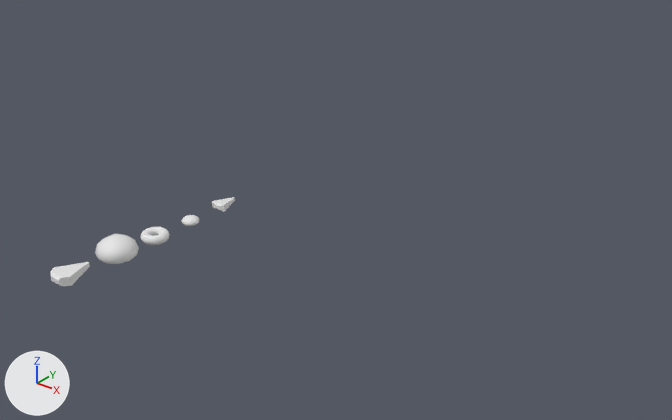
What one commit did to the Blender file pieces.blend.
One viewpoint serves both versions: a camera (50 mm lens) standing at (8.03, -6.3, 5.29) and looking at (0.35, 3.31, -0.66). Every picture has the same lights, and +X, +Y and +Z are marked at lower left.

Names of what the first picture shows: 'dagger', 'engagement', 'self', 'sword'.
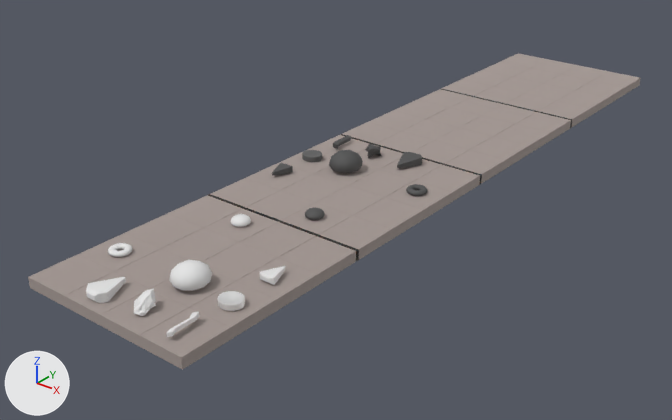
Where the newer file only moved an object's origin or applied its transform, the numbers keep the older frame.

Pixel boxes (x1, y1, x2, y2) of what changed, in the pictures (672 x 420 px):
'board', added
    after: (28, 53, 641, 370)
'self', mesh rescaled
    before: (95, 234, 139, 264)
    after: (169, 260, 212, 291)
'sword', moved
    before: (51, 262, 90, 287)
    after: (86, 277, 126, 303)
'self.001', added
    after: (329, 150, 363, 173)
'dagger', moved
    before: (212, 197, 235, 212)
    after: (260, 266, 285, 285)
'guard', added
    after: (217, 291, 245, 311)
'cloak', added
    after: (134, 289, 156, 316)
'engagement', mesh rescaled (17% wider, 17% taller)
    before: (182, 215, 199, 226)
    after: (231, 214, 251, 227)
'sword.001', added
    after: (397, 152, 422, 168)
'balance', added
    after: (167, 312, 199, 337)
'guard.001', added
    after: (302, 150, 322, 162)
'engagement.001', added
    after: (305, 207, 325, 220)
'jutsu.001', added
    after: (406, 184, 427, 196)
'dagger.001', added
    after: (272, 163, 293, 176)
'cloak.001', added
    after: (365, 144, 381, 158)
'balance.001', added
    after: (333, 135, 351, 149)

Edits to the bpy script that builds the scene:
```text
Change me_cube_001:
    where me_cube_001.from_pydata(...)  # 16 vertices, 14 faces; spans x -0.163..0.155, y -0.178..0.29, z -0.001..0.114
    me_cube_001 part 3: the whole mesh is moved by (0.004, 0.007, -0.056)
Change me_icosphere:
    where me_icosphere.from_pydata(...)  # 51 vertices, 89 faces; spans x -0.241..0.241, y -0.254..0.254, z 0.0..0.283
    me_icosphere part 2: the whole mesh is scaled about its middle by (0.902, 0.957, 0.957), then moved by (1.236, 0.017, 0.079)
Change me_sphere:
    where me_sphere.from_pydata(...)  # 482 vertices, 512 faces; spans x -0.111..0.111, y -0.111..0.111, z 0.001..0.1
    me_sphere part 1: the whole mesh is scaled about its middle by 1.13, then moved by (0.614, 0.277, 0.081)
Change ob_sword:
    ob_sword.location: (-0.01, -1.06, 0.03) -> (0.65, -1.09, 0.13)
Change ob_dagger:
    ob_dagger.location: (0.0, 1.39, 0.0) -> (1.85, 0.29, 0.13)
Add ob_sword_001:
    ob_sword_001 = bpy.data.objects.new('sword.001', me_cube_008)  # 16 vertices, 14 faces; spans x -0.16..0.158, y -0.171..0.297, z -0.058..0.058; in mat_black_piece (dark grey #515151)
    ob_sword_001.location = (1.17, 3.96, 0.13)
    ob_sword_001.rotation_euler = (0.0, 0.0, -3.142)  # degrees (0, 0, -180)
Add ob_self_001:
    ob_self_001 = bpy.data.objects.new('self.001', me_icosphere_002)  # 51 vertices, 89 faces; spans x -0.227..0.227, y -0.254..0.254, z -0.124..0.159; in mat_black_piece (dark grey #515151)
    ob_self_001.location = (0.59, 3.22, 0.2)
    ob_self_001.rotation_euler = (0.0, 0.0, -3.142)  # degrees (0, 0, -180)
Add ob_jutsu_001:
    ob_jutsu_001 = bpy.data.objects.new('jutsu.001', me_torus_001)  # 576 vertices, 576 faces; spans x -0.142..0.142, y -0.142..0.142, z -0.036..0.036; in mat_black_piece (dark grey #515151)
    ob_jutsu_001.location = (1.79, 3.22, 0.1)
    ob_jutsu_001.rotation_euler = (0.0, 0.0, -3.142)  # degrees (0, 0, -180)
Add ob_guard_001:
    ob_guard_001 = bpy.data.objects.new('guard.001', me_cylinder_001)  # 872 vertices, 870 faces; spans x -0.247..0.248, y -0.247..0.247, z -0.248..0.247; in mat_black_piece_shiny (grey #7c7c7c)
    ob_guard_001.location = (-0.04, 3.24, 0.11)
    ob_guard_001.rotation_euler = (0.0, 0.0, -3.142)  # degrees (0, 0, -180)
    ob_guard_001.scale = (0.61, 0.557, 0.151)
Add ob_engagement_001:
    ob_engagement_001 = bpy.data.objects.new('engagement.001', me_sphere_001)  # 482 vertices, 512 faces; spans x -0.111..0.111, y -0.111..0.111, z -0.043..0.056; in mat_black_piece (dark grey #515151)
    ob_engagement_001.location = (1.21, 1.8, 0.12)
    ob_engagement_001.rotation_euler = (0.0, 0.0, -3.142)  # degrees (0, 0, -180)
    ob_engagement_001.scale = (1.13, 1.13, 1.13)
Add ob_dagger_001:
    ob_dagger_001 = bpy.data.objects.new('dagger.001', me_cube_007)  # 12 vertices, 10 faces; spans x -0.108..0.108, y -0.108..0.213, z -0.047..0.047; in mat_white_piece (white #e7e7e7)
    ob_dagger_001.location = (-0.03, 2.58, 0.13)
    ob_dagger_001.rotation_euler = (0.0, 0.0, -3.142)  # degrees (0, 0, -180)
    ob_dagger_001.material_slots[0].link = 'OBJECT'; ob_dagger_001.material_slots[0].material = mat_black_piece  # dark grey #515151
Add ob_cloak_001:
    ob_cloak_001 = bpy.data.objects.new('cloak.001', me_cube_006)  # 98 vertices, 96 faces; spans x -0.105..0.128, y -0.202..0.127, z -0.058..0.142; in mat_white_piece (white #e7e7e7)
    ob_cloak_001.location = (0.6, 3.84, 0.12)
    ob_cloak_001.rotation_euler = (0.0, 0.0, -3.142)  # degrees (0, 0, -180)
    ob_cloak_001.material_slots[0].link = 'OBJECT'; ob_cloak_001.material_slots[0].material = mat_black_piece  # dark grey #515151
Add ob_balance_001:
    ob_balance_001 = bpy.data.objects.new('balance.001', me_cube_005)  # 16 vertices, 14 faces; spans x -0.071..0.059, y -0.237..0.213, z -0.044..0.044; in mat_white_piece (white #e7e7e7)
    ob_balance_001.location = (-0.01, 3.89, 0.14)
    ob_balance_001.rotation_euler = (0.0, 0.0, -3.142)  # degrees (0, 0, -180)
    ob_balance_001.material_slots[0].link = 'OBJECT'; ob_balance_001.material_slots[0].material = mat_black_piece  # dark grey #515151
Add ob_guard:
    ob_guard = bpy.data.objects.new('guard', me_cylinder)  # 872 vertices, 870 faces; spans x -0.247..0.248, y -0.247..0.247, z -0.248..0.247; in mat_shiny_piece (white #ffffff)
    ob_guard.location = (1.86, -0.37, 0.11)
    ob_guard.scale = (0.61, 0.557, 0.151)
Add ob_cloak:
    ob_cloak = bpy.data.objects.new('cloak', me_cube_006.copy())
    ob_cloak.location = (1.23, -0.96, 0.12)
Add ob_balance:
    ob_balance = bpy.data.objects.new('balance', me_cube_005.copy())
    ob_balance.location = (1.84, -1.01, 0.14)
Add ob_board:
    ob_board = bpy.data.objects.new('board', me_cube)  # 704 vertices, 676 faces; spans x -1.25..1.25, y -5.63..5.63, z -0.07..0.07; in mat_grey (grey #beb1ab), mat_black (black #181818)
    ob_board.location = (0.92, 4.26, 0.0)
```
